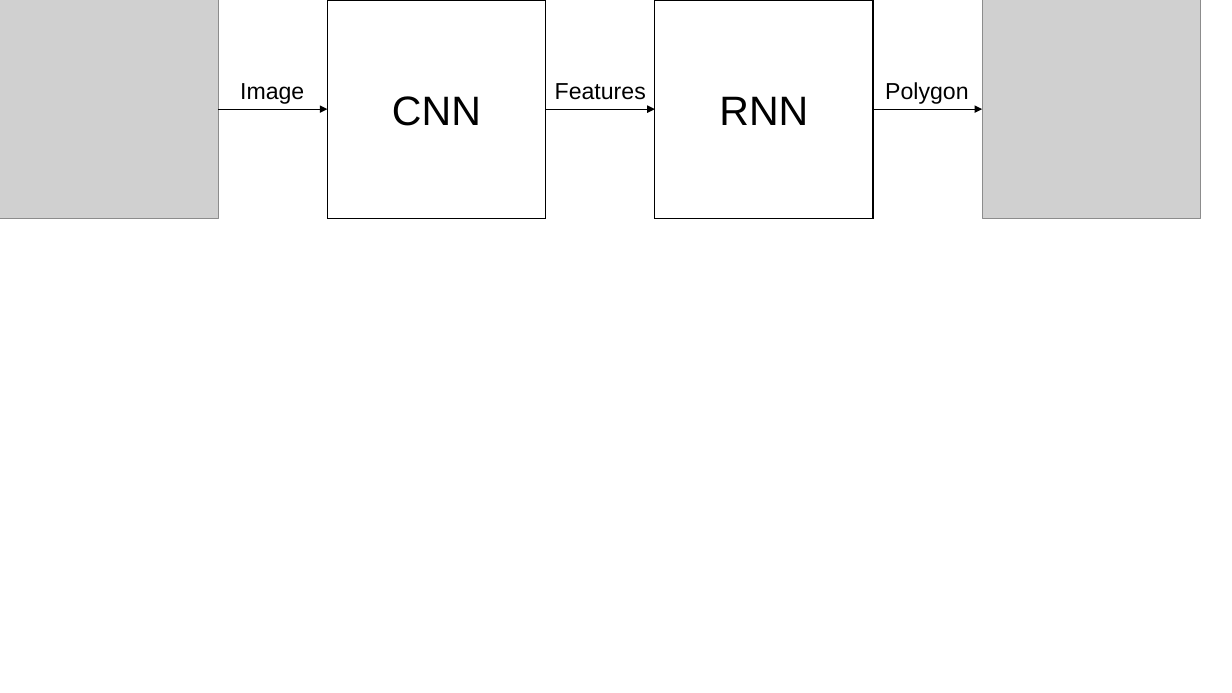
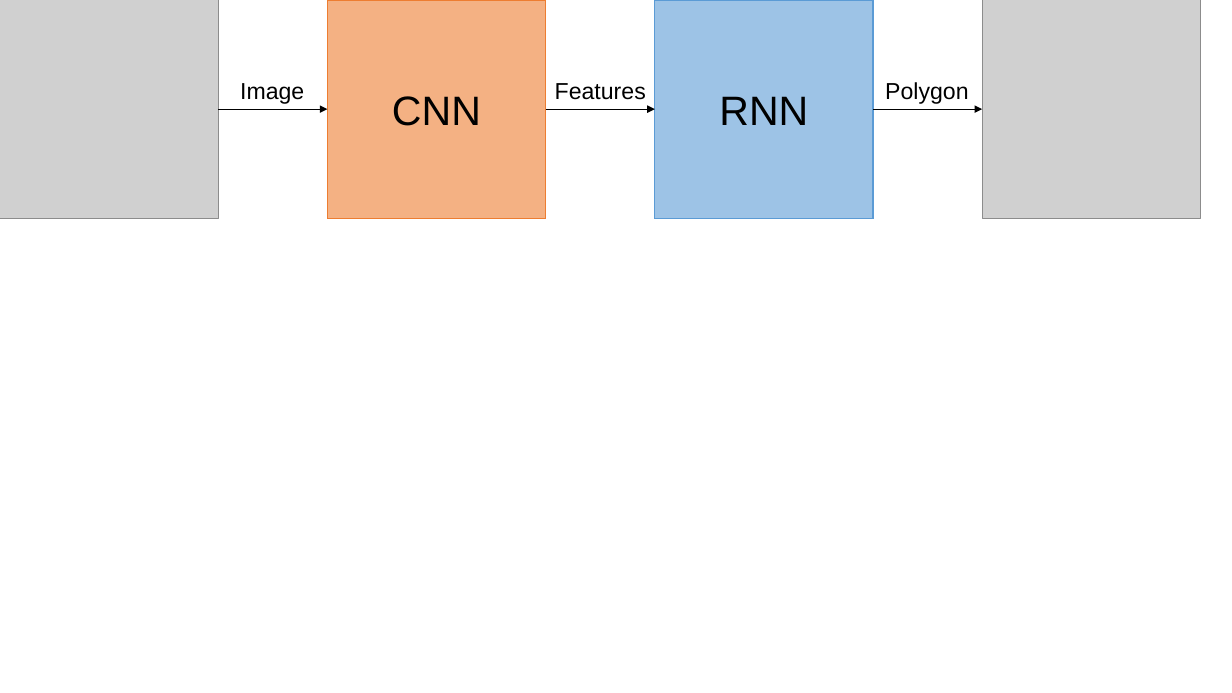
Before and after one commit to lizuoyue/ETH-Thesis, a slide deck: slide 1 of ThesisLaTeX/fig.pptx. Drawn at 1232x693 pixels with LibreOffice and Linux fonts; fonts in the diff are those of the drawing; grey boxes stand for pictures. Boxes give left, top, right and bottom in pixels: in the first picture for what was removed or moved away, otherwise in the second. Text is boxed around its words. In the diff, an @@ line names an element or a change of style, - is before the commit and + after.

```diff
--- a/ThesisLaTeX/fig.pptx
+++ b/ThesisLaTeX/fig.pptx
@@ rectangle "CNN" at box(327, 0, 545, 218): fill none to #F4B183; outline #000000 1 pt to #ED7D31 1 pt @@
@@ rectangle "RNN" at box(655, 0, 873, 218): fill none to #9DC3E6; outline #000000 1 pt to #5B9BD5 1 pt @@
```
Also in this commit, not shown: 3 other slides changed, 27 other files.
